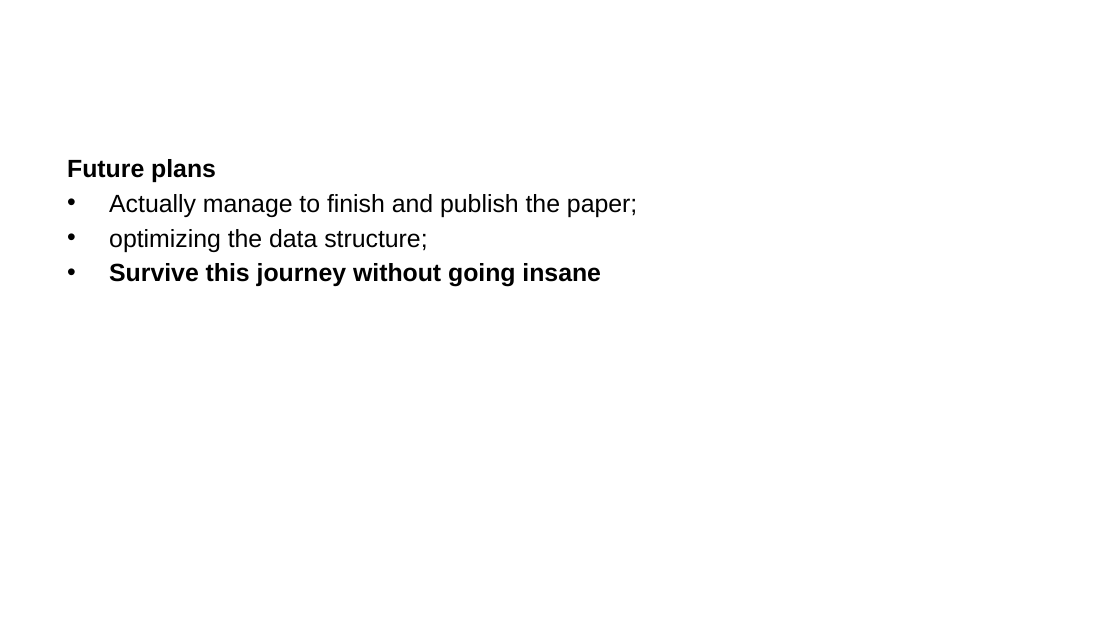
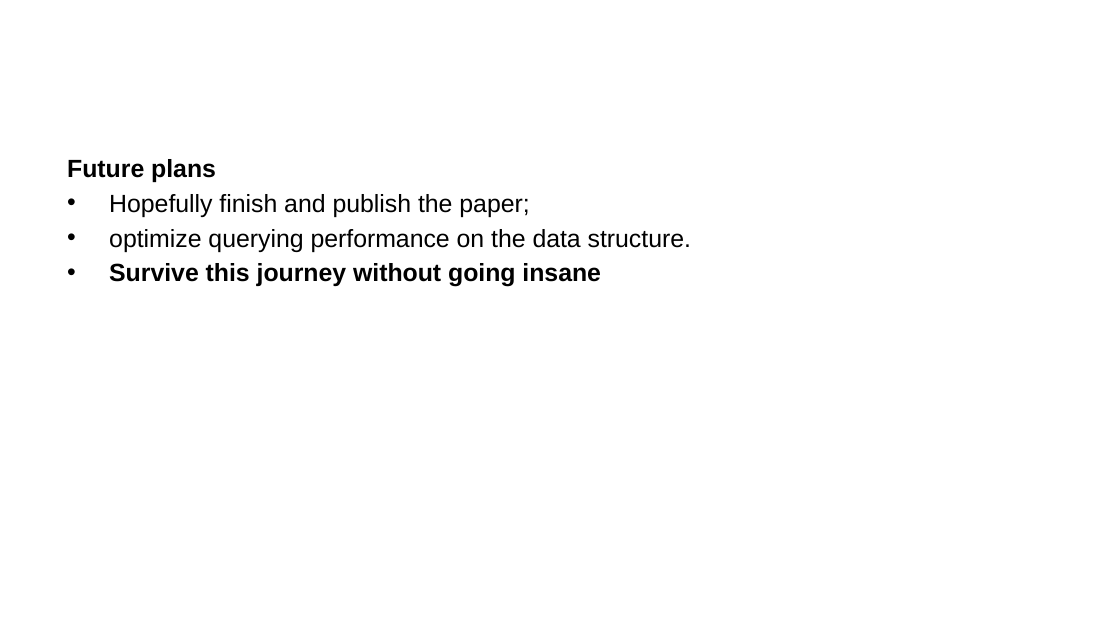
Before and after one commit to ManuelePasini/slides-markdown, a slide deck: slide 3 of ioanninaSlides.pptx. Drawn at 1120x630 pixels with LibreOffice and Linux fonts; fonts in the diff are those of the drawing. Boxes give left, top, right and bottom in pixels: in the first picture for what was removed or moved away, otherwise in the second. Text is boxed around its words. In the diff, an @@ line names an element or a change of style, - is before the commit and + after.

```diff
--- a/ioanninaSlides.pptx
+++ b/ioanninaSlides.pptx
@@ text at <box>109,194,691,252</box>: text changed @@
-• Actually manage to finish and publish the paper;
-• optimizing the data structure;
+• Hopefully finish and publish the paper;
+• optimize querying performance on the data structure.
```
Also in this commit, not shown: 1 other slide changed, 4 other files.
